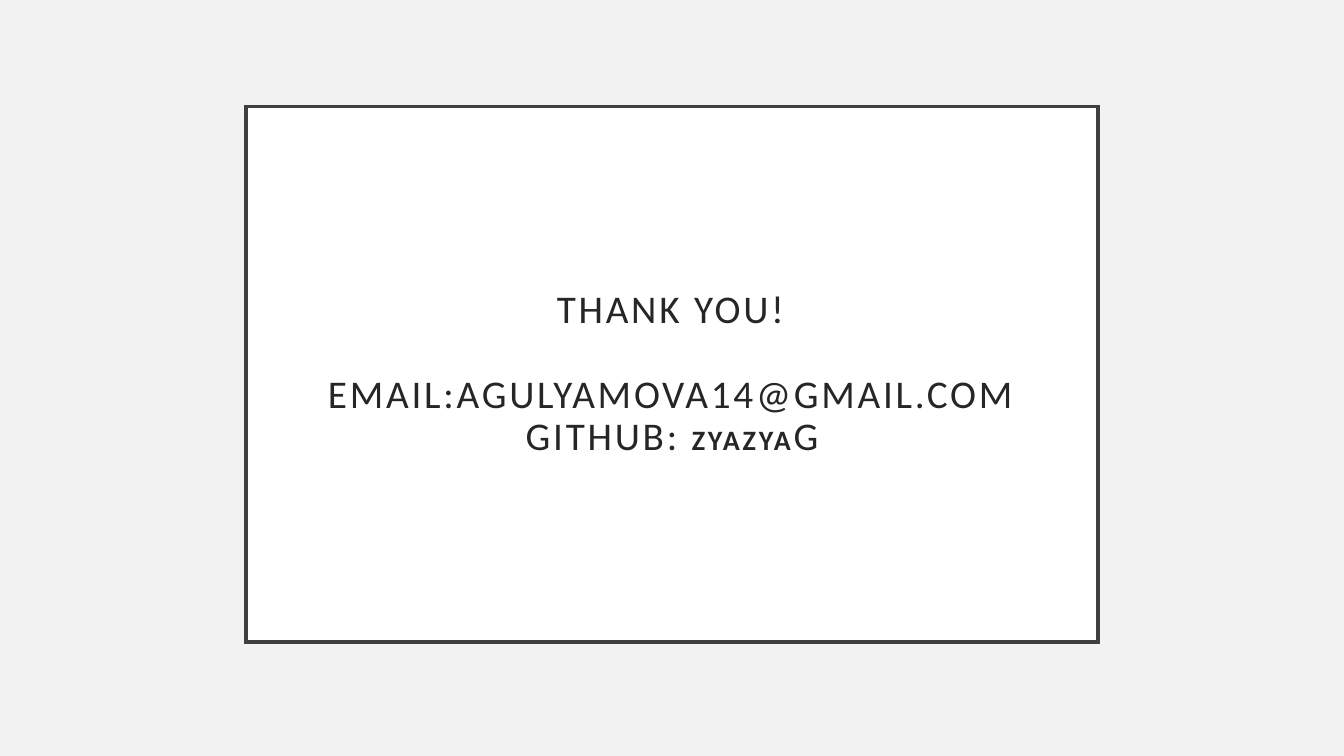
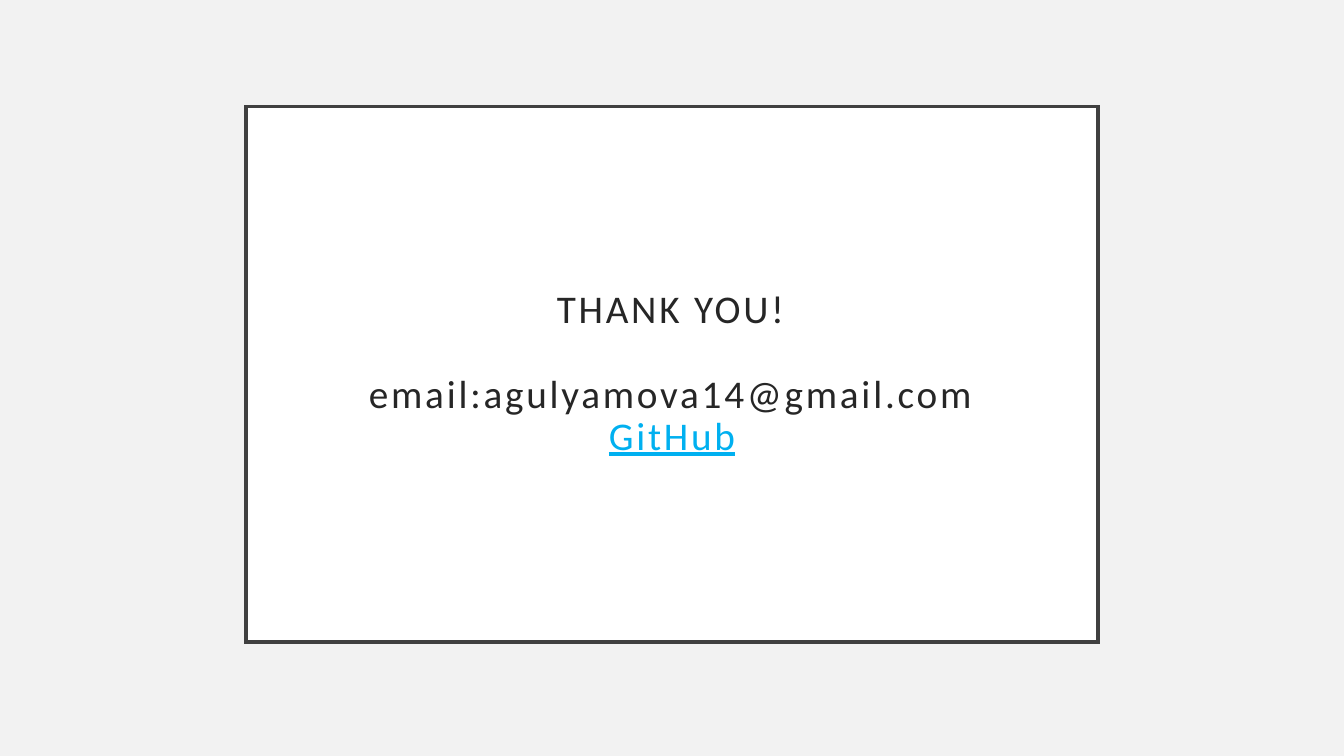
Before and after one commit to zyazyaG/Kings_County_Home_Price_Analysis, a slide deck: slide 9 of reports/presentation.pptx (slide 7 before the commit). Drawn at 1344x756 pixels with LibreOffice and Linux fonts; fonts in the diff are those of the drawing. Boxes give left, top, right and bottom in pixels: in the first picture for what was removed or moved away, otherwise in the second. Text is boxed around its words. In the diff, an @@ line names an element or a change of style, - is before the commit and + after.

```diff
--- a/reports/presentation.pptx
+++ b/reports/presentation.pptx
@@ title at [369, 296, 972, 456]: text changed @@
-THANK YOU!
-EMAIL:AGULYAMOVA14@GMAIL.COM
-GITHUB: ZYAZYAG
+THANK YOU!
+email:agulyamova14@gmail.com
+GitHub
```
Also in this commit, not shown: 1 other slide changed, 2 slides added, 6 other files.
